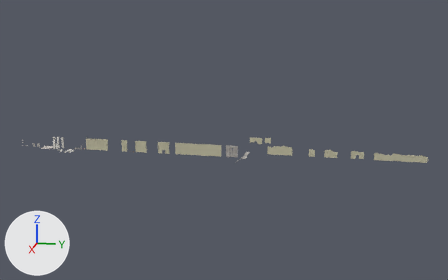
An edit to the Blender file LD42/Assets/Models/BuildingPieces.blend, drawn before and after from the same camera.
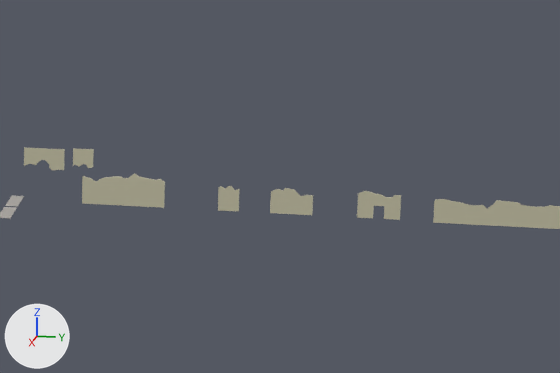
Each version appears first whole from a 50 mm camera at (596.0, 233.0, 166.0) aimed at (7.0, 115.0, 19.0), and next in a close-up on the part from 54% to 92% of the width and 33% to 73% of the height. Every picture has the same lights, and +X, +Y and +Z are marked at lower left.

In view in the first close-up: 'HalfWallBroken', 'HugeWallBroken', 'LargeWallBroken', 'WallBroken', 'WallBrokenDebris', 'WallWithDoorBroken'.
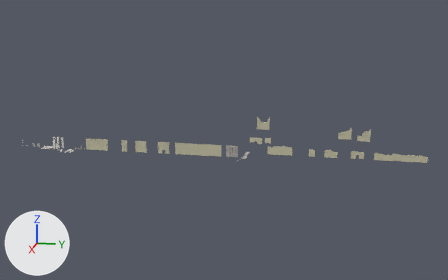
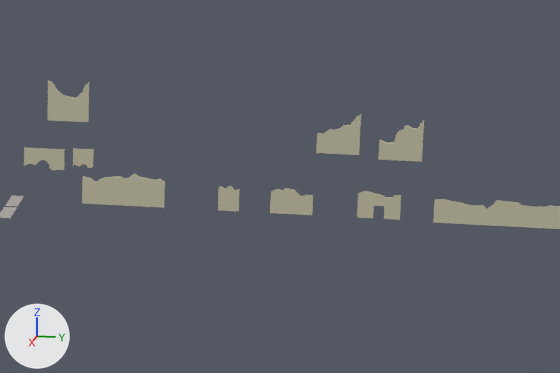
What differs and where, as boxes [x1, y1, x2, y2] in the close-ups (560 x 373 px):
'WallBroken2', added: after [47, 80, 89, 122]
'Wallbroken4', added: after [378, 120, 424, 162]
'WallBroken3', added: after [316, 114, 361, 155]

What the commit changed:
Mesh me_cube_020 is new.
It has 23 vertices, 15 faces and spans x 0.0..0.25, y 0.0..12.0, z -12.0..0.0.
It uses material mat_wall (light grey #c2bea4).
Mesh me_cube_021 is new.
It has 32 vertices, 18 faces and spans x 0.0..0.25, y 0.0..12.0, z -12.0..0.0.
It uses material mat_wall (light grey #c2bea4).
Mesh me_cube_022 is new.
It has 36 vertices, 20 faces and spans x 0.0..0.25, y 0.0..12.0, z -12.0..0.0.
It uses material mat_wall (light grey #c2bea4).
Object 'WallBroken2' (ob_wallbroken2) is new; it shows me_cube_020.
Its location is (17.9, 149.4, 34.1).
Its rotation in degrees is (90, 0, 0).
Object 'WallBroken3' (ob_wallbroken3) is new; it shows me_cube_021.
Its location is (17.5, 226.5, 27.9).
Its rotation in degrees is (90, 0, 0).
Object 'Wallbroken4' (ob_wallbroken4) is new; it shows me_cube_022.
Its location is (17.5, 243.9, 26.9).
Its rotation in degrees is (90, 0, 0).
